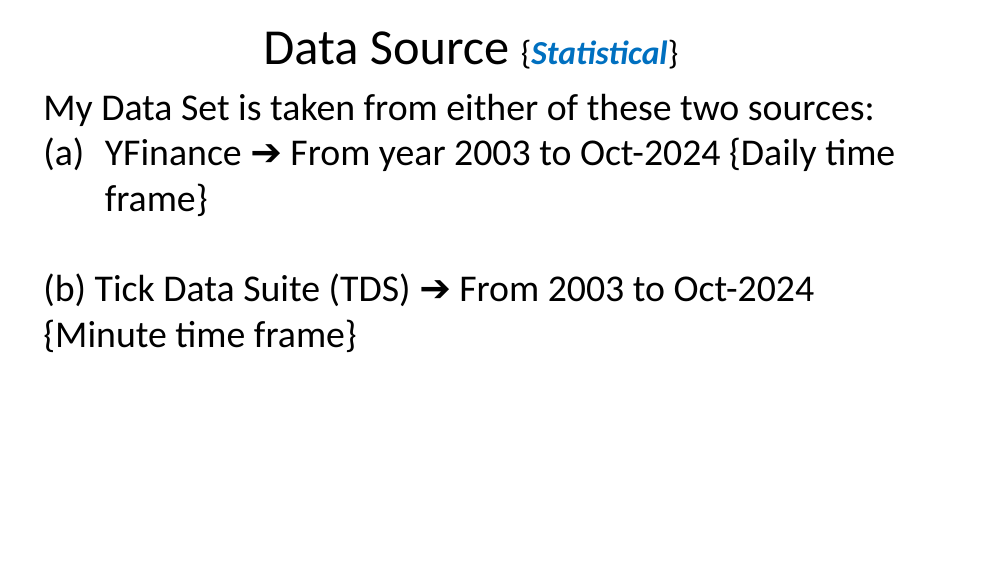
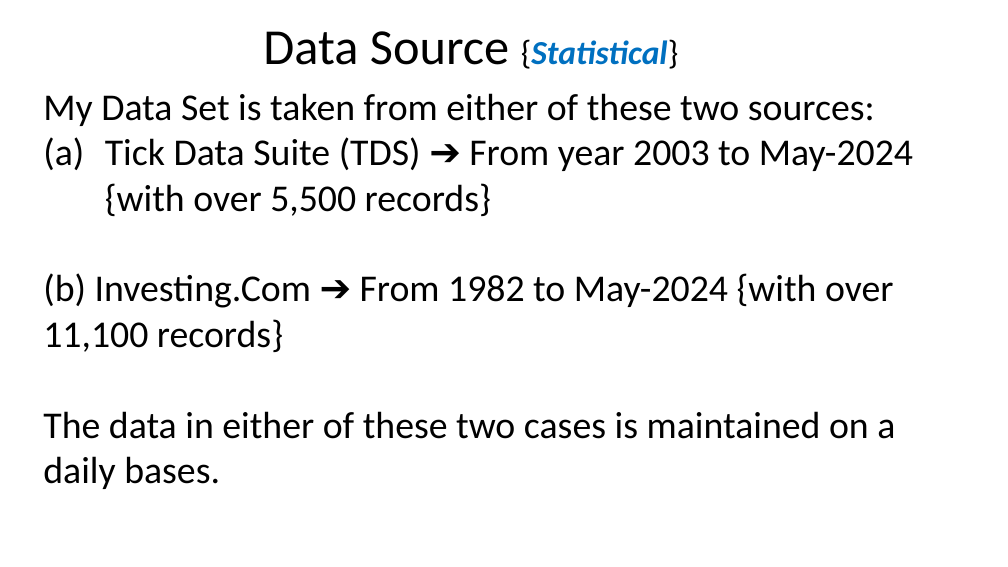
Before and after one commit to Akubue4U/PyProjects, a slide deck: slide 8 of MyBDAThesis/Akubue Simon - Thesis Presentation.pptx. Drawn at 1008x567 pixels with LibreOffice and Linux fonts; fonts in the diff are those of the drawing. Boxes give left, top, right and bottom in pixels: in the first picture for what was removed or moved away, otherwise in the second. Text is boxed around its words. In the diff, an @@ line names an element or a change of style, - is before the commit and + after.

```diff
--- a/MyBDAThesis/Akubue Simon - Thesis Presentation.pptx
+++ b/MyBDAThesis/Akubue Simon - Thesis Presentation.pptx
@@ text at bbox=[43, 137, 913, 489]: text changed @@
-(a) YFinance ➔ From year 2003 to Oct-2024 {Daily time frame}
-(b) Tick Data Suite (TDS) ➔ From 2003 to Oct-2024 {Minute time frame}
+(a) Tick Data Suite (TDS) ➔ From year 2003 to May-2024 {with over 5,500 records}
+(b) Investing.Com ➔ From 1982 to May-2024 {with over 11,100 records}
+The data in either of these two cases is maintained on a daily bases.
```
Also in this commit, not shown: 18 other slides changed, 2 slides added, 2 other files.
